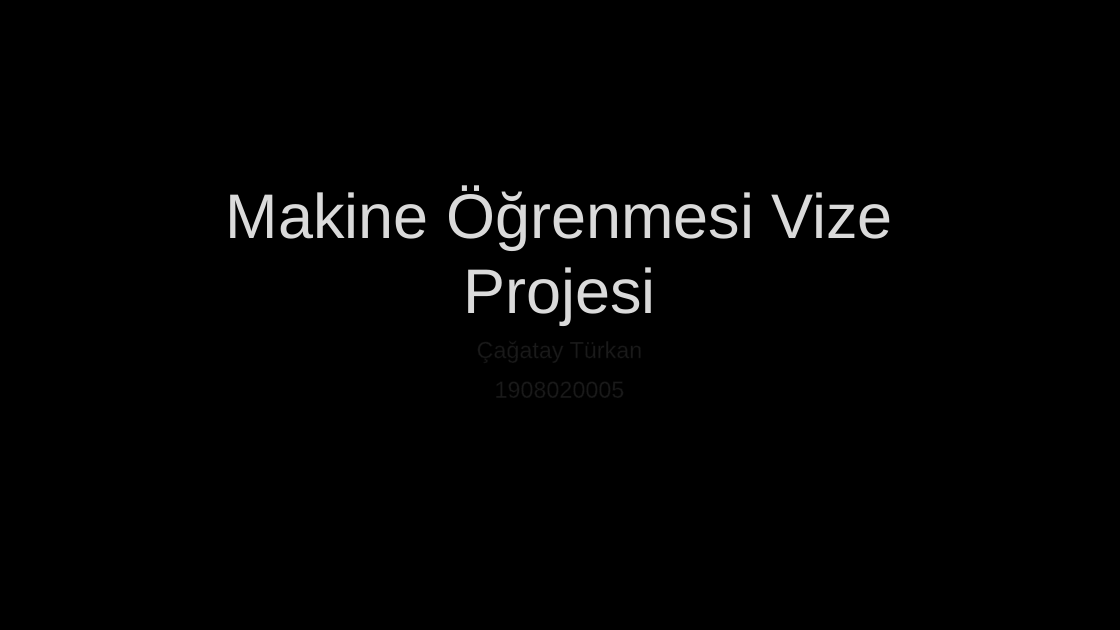
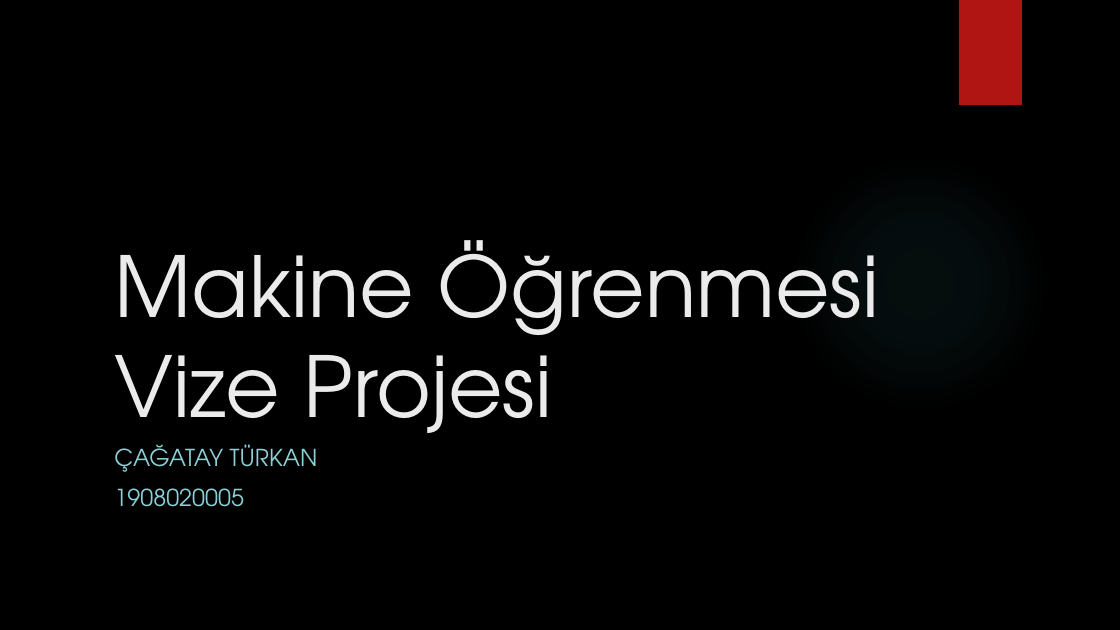
Before and after one commit to cagatayturkann/cagatayturkann.github.io, a slide deck: slide 1 of Sunum.pptx. Drawn at 1120x630 pixels with LibreOffice and Linux fonts; fonts in the diff are those of the drawing; background and template pictures are left out. Boxes give left, top, right and bottom in pixels: in the first picture for what was removed or moved away, otherwise in the second. Text is boxed around its words. In the diff, an @@ line names an element or a change of style, - is before the commit and + after.

```diff
--- a/Sunum.pptx
+++ b/Sunum.pptx
@@ rectangle added at (959, 0, 1022, 105), fill #B01513 @@
@@ title "Makine Öğrenmesi Vize Projesi": place and size @@
-title "Makine Öğrenmesi Vize Projesi" at (226, 188, 893, 325)
+title "Makine Öğrenmesi Vize Projesi" at (114, 240, 879, 456)
@@ title "Makine Öğrenmesi Vize Projesi" at (114, 240, 879, 456): size 54 to 72 pt, font Arial to TeX Gyre Adventor, text colour #DADADA to #EBEBEB, letter outline #404040 0.75 pt to none; alignment centre to left @@
@@ ellipse added at (791, 154, 1049, 413), fill gradient #50B9C1 @@
@@ subtitle "ÇAĞATAY TÜRKAN": place and size @@
-subtitle "ÇAĞATAY TÜRKAN" at (126, 331, 993, 428)
+subtitle "ÇAĞATAY TÜRKAN" at (114, 444, 318, 507)
@@ subtitle at (114, 444, 318, 472): text changed; font Arial to TeX Gyre Adventor; text colour #FFFFFF to #8AD0D6 @@
-Çağatay Türkan
+ÇAĞATAY TÜRKAN
@@ subtitle at (114, 488, 243, 507): font Arial to TeX Gyre Adventor, text colour #FFFFFF to #8AD0D6, letter outline #404040 0.75 pt to none in "1908020005"; alignment centre to left @@
```
Also in this commit, not shown: 11 slides added, 1 slide removed, 1 other file.
